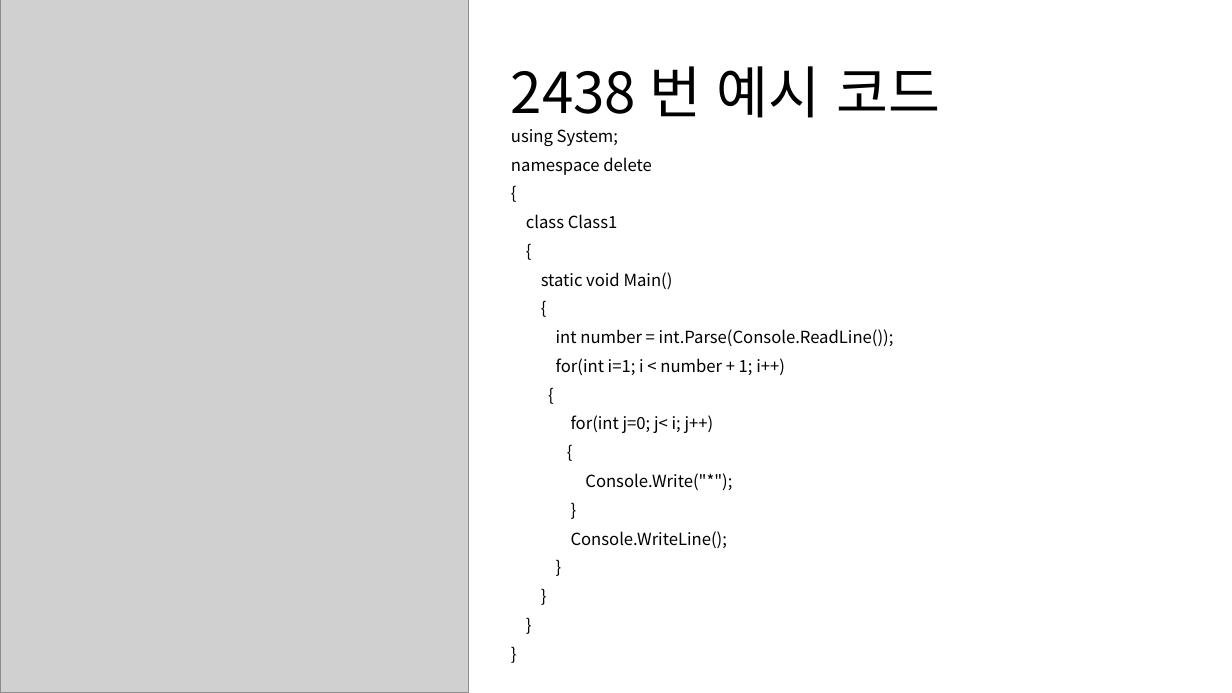
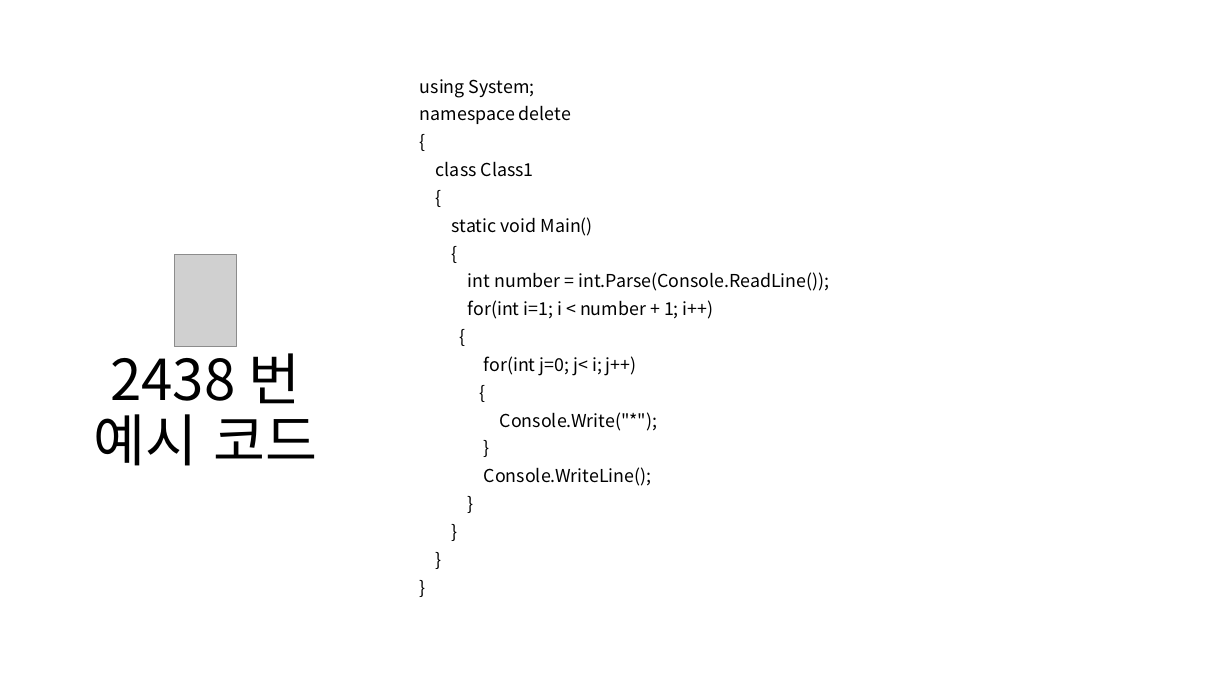
Before and after one commit to kjh99660/Study_powerpoint, a slide deck: slide 4 of c# 스터디 2주 차.pptx. Drawn at 1232x693 pixels with LibreOffice and Linux fonts; fonts in the diff are those of the drawing; grey boxes stand for pictures. Boxes give left, top, right and bottom in pixels: in the first picture for what was removed or moved away, otherwise in the second. Text is boxed around its words. In the diff, an @@ line names an element or a change of style, - is before the commit and + after.

```diff
--- a/c# 스터디 2주 차.pptx
+++ b/c# 스터디 2주 차.pptx
@@ text "using System;": place and size @@
-text "using System;" at box(511, 129, 894, 548)
+text "using System;" at box(420, 79, 829, 486)
@@ text "using System;" at box(420, 79, 829, 486): size 12.9 to 13.9 pt; line spacing 0.8 to 0.7; vertical alignment top to middle @@
@@ picture: place and size @@
-picture at box(0, 0, 469, 693)
+picture at box(174, 255, 237, 348)
@@ title "2438 번 예시 코드": place and size @@
-title "2438 번 예시 코드" at box(511, 66, 941, 118)
+title "2438 번 예시 코드" at box(93, 343, 317, 466)
@@ title "2438 번 예시 코드" at box(93, 343, 317, 466): alignment left to centre; vertical alignment middle to top @@
```
Also in this commit, not shown: 7 other slides changed, 3 slides added, 4 other files.
